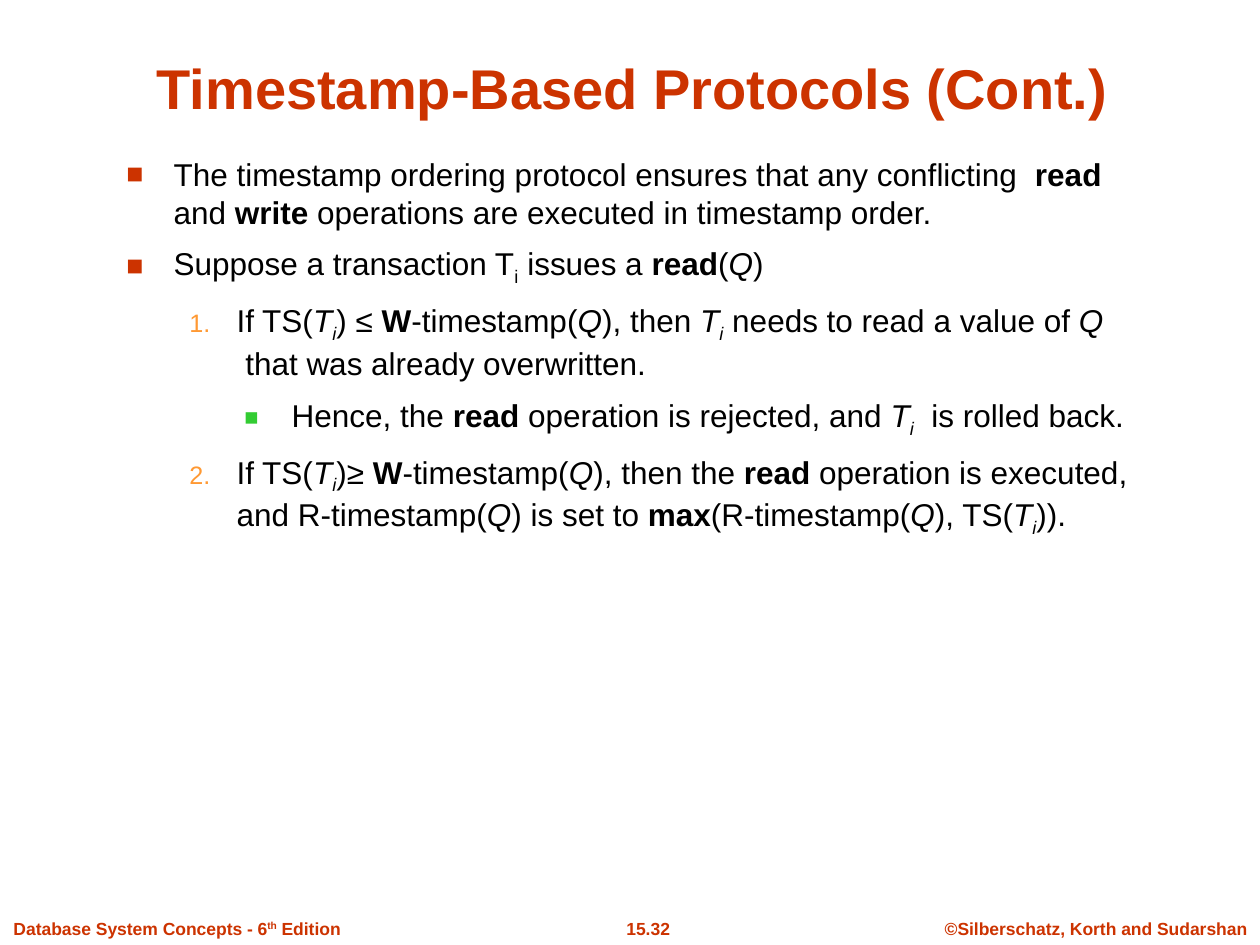
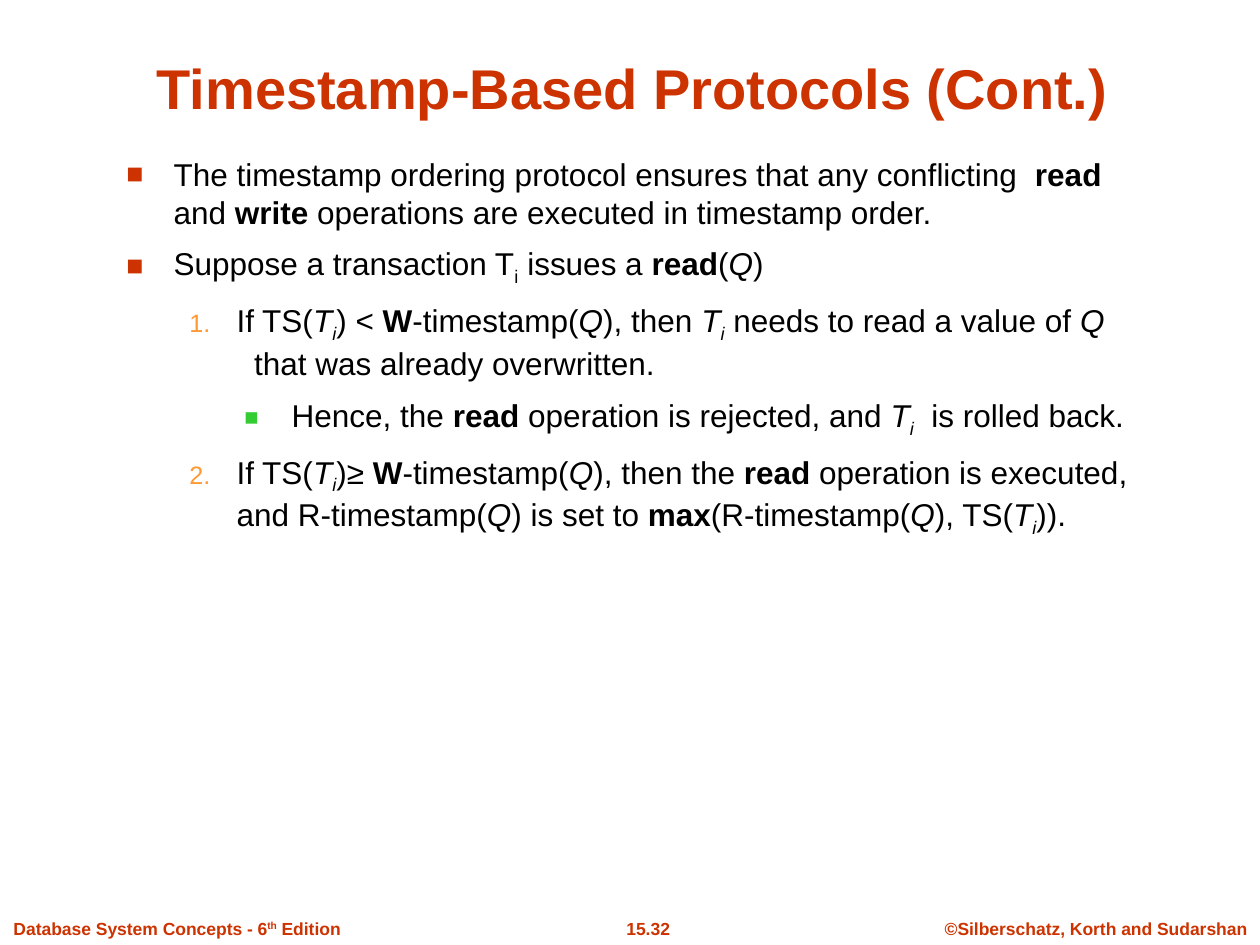
Before and after one commit to solaimanhosen/COURSES, a slide deck: slide 32 of SPRING-18/CSE464/PPTs/ch15.ppt. Drawn at 1260x945 pixels with LibreOffice and Linux fonts; fonts in the diff are those of the drawing; background and template pictures are left out. Boxes give left, top, right and bottom in pixels: in the first picture for what was removed or moved away, otherwise in the second. Text is boxed around its words. In the diff, an @@ line names an element or a change of style, - is before the commit and + after.

Commit message:
hello

```diff
--- a/SPRING-18/CSE464/PPTs/ch15.ppt
+++ b/SPRING-18/CSE464/PPTs/ch15.ppt
@@ text at (237, 309, 1104, 381): text changed @@
-  1. If TS(Ti) ≤ W-timestamp(Q), then Ti needs to read a value of Q that was already overwritten.
+  1. If TS(Ti) < W-timestamp(Q), then Ti needs to read a value of Q that was already overwritten.
```
